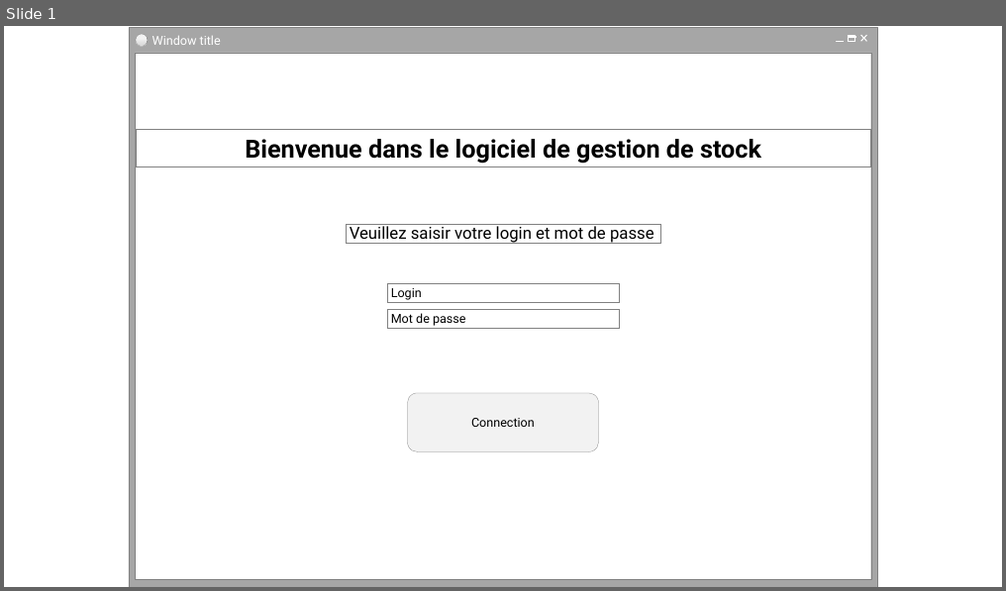
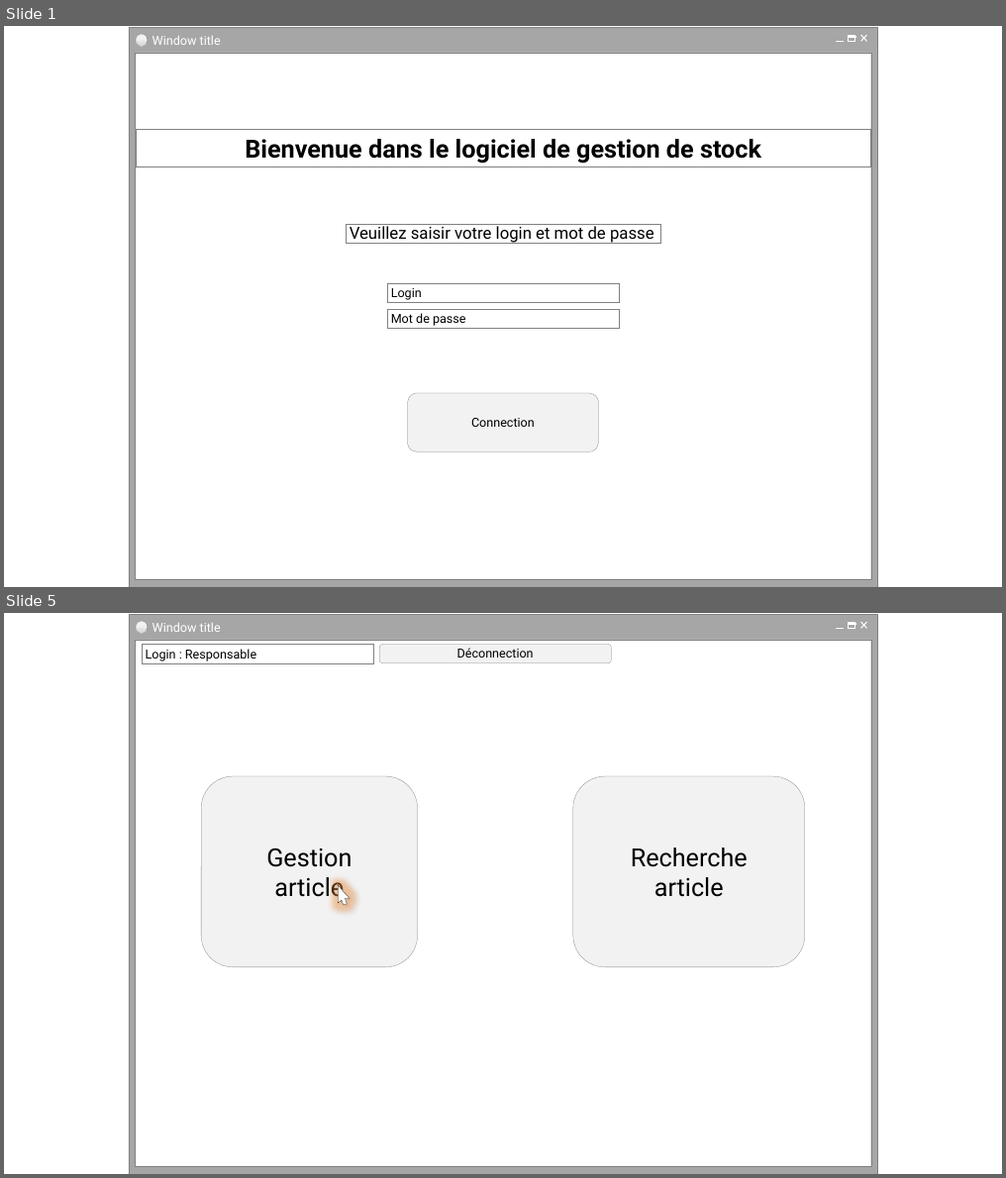
Before and after one commit to cedricbannelier/Projet2, a slide deck: Documents/Maquette.pptx. Shown one above the other, each under a label of ours: slide 1 before the commit, slides 1 and 5 after it; the slides between them are not shown. The pictures are 1006x591 and 1006x1178 pixels, drawn with LibreOffice and Linux fonts; fonts in the diff are those of the drawing. Boxes give left, top, right and bottom in pixels: in the first picture for what was removed or moved away, otherwise in the second. Text is boxed around its words. In the diff, an @@ line names an element or a change of style, - is before the commit and + after.

Commit message:
Ajout gestion emplacement dans les diagrammes

```diff
--- a/Documents/Maquette.pptx
+++ b/Documents/Maquette.pptx
@@ slide 5 added at [4,613,1002,1174], background #FFFFFF @@
@@ group added at [129,615,877,1174]: 5 rectangles, 2 lines, 1 text, 1 ellipse @@
+Window title
@@ rectangle added at [142,645,374,663], fill #FFFFFF, outline #808080 0.25 pt, 12 pt, text #000000 @@
+Login : Responsable
@@ rounded rectangle added at [380,645,612,663], fill #F2F2F2, outline #808080 0.25 pt, 12 pt, text #000000 @@
+Déconnection
@@ rounded rectangle added at [201,776,417,967], fill #F2F2F2, outline #808080 0.25 pt, 24 pt, text #000000 @@
+Gestion
+article
@@ rounded rectangle added at [573,776,805,967], fill #F2F2F2, outline #808080 0.25 pt, 24 pt, text #000000 @@
+Recherche
+article
@@ freeform shape added at [333,883,351,907], fill #FFFFFF, outline #262626 0.25 pt @@
```
Also in this commit, not shown: 3 slides changed, 2 other slides added, 1 slide removed, 4 other files.
